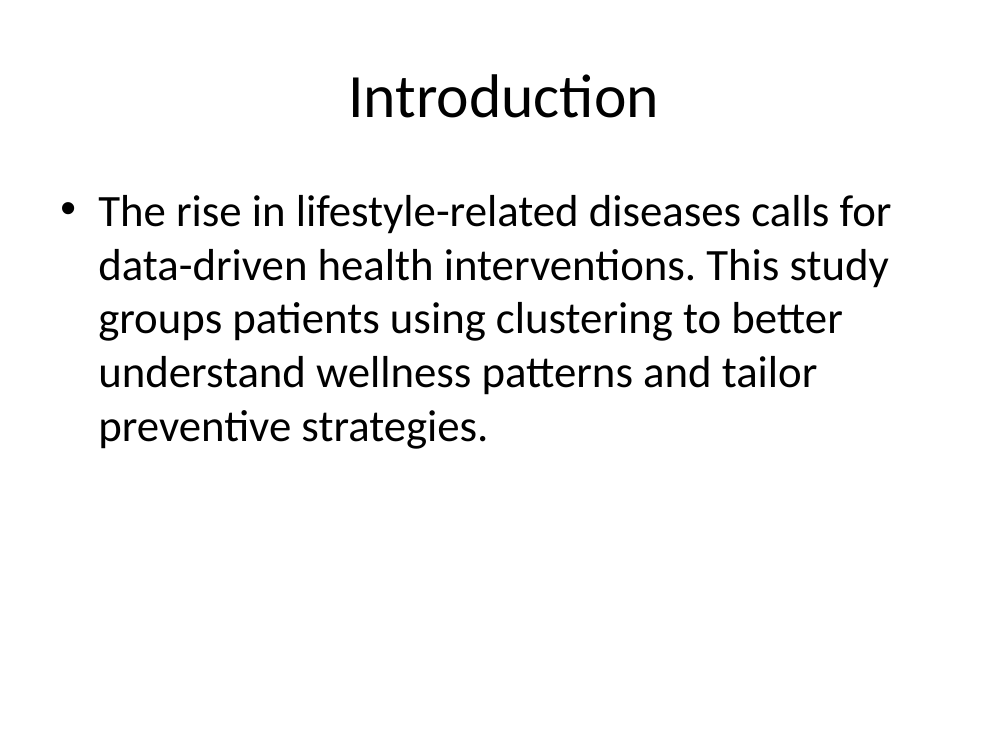
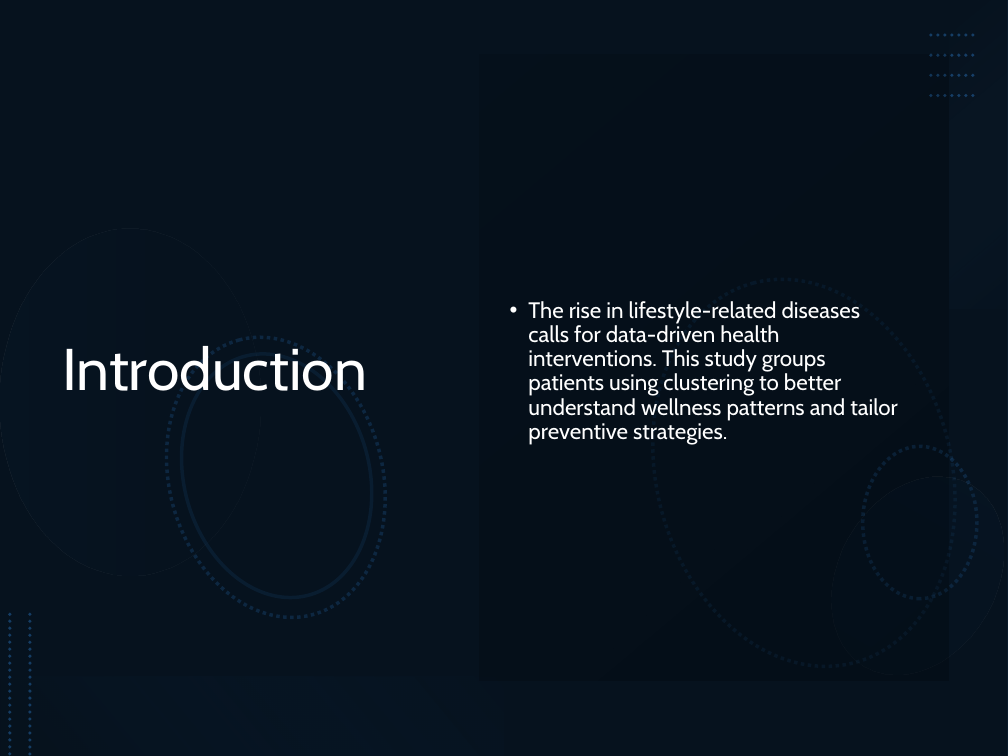
Before and after one commit to Rageshmenon9388/rag, a slide deck: slide 3 of Health_Behavior_Clustering_Presentation.pptx. Drawn at 1008x756 pixels with LibreOffice and Linux fonts; fonts in the diff are those of the drawing. Boxes give left, top, right and bottom in pixels: in the first picture for what was removed or moved away, otherwise in the second. Text is boxed around its words. In the diff, an @@ line names an element or a change of style, - is before the commit and + after.

```diff
--- a/Health_Behavior_Clustering_Presentation.pptx
+++ b/Health_Behavior_Clustering_Presentation.pptx
@@ rectangle added at [0,0,1008,756], fill #0E2841 @@
@@ rectangle added at [0,0,1008,756], fill #000000 at 53% opacity @@
@@ rectangle added at [950,0,1008,308], fill gradient #71AAE0 to #0B1E31 @@
@@ rectangle added at [480,54,949,680], fill gradient #000000 @@
@@ title "Introduction": place and size @@
-title "Introduction" at [348,74,659,118]
+title "Introduction" at [62,346,367,391]
@@ title "Introduction" at [62,346,367,391]: size 44 to 42 pt, font Calibri to Cabin, text colour #000000 to #FFFFFF; alignment centre to left; line spacing 1 to 0.9 @@
@@ text "The rise in lifestyle-related diseases ...": place and size @@
-text "The rise in lifestyle-related diseases ..." at [98,195,892,449]
+text "The rise in lifestyle-related diseases ..." at [528,301,898,445]
@@ text "The rise in lifestyle-related diseases ..." at [528,301,898,445]: size 32 to 16 pt, font Calibri to Cabin, text colour #000000 to #FFFFFF; indent changed; line spacing 1 to 0.9; more space between paragraphs; vertical alignment top to middle @@
@@ group added at [931,35,977,96]: 4 lines @@
@@ group added at [0,229,1008,706]: 6 ellipses @@
@@ line added from (10, 614) to (10, 756), #071420 2.5 pt dashed @@
@@ line added from (30, 614) to (30, 756), #071420 2.5 pt dashed @@
@@ rectangle added at [0,677,504,756], fill gradient #071420 to #2D7FCF @@
```
Also in this commit, not shown: 10 other slides changed.
